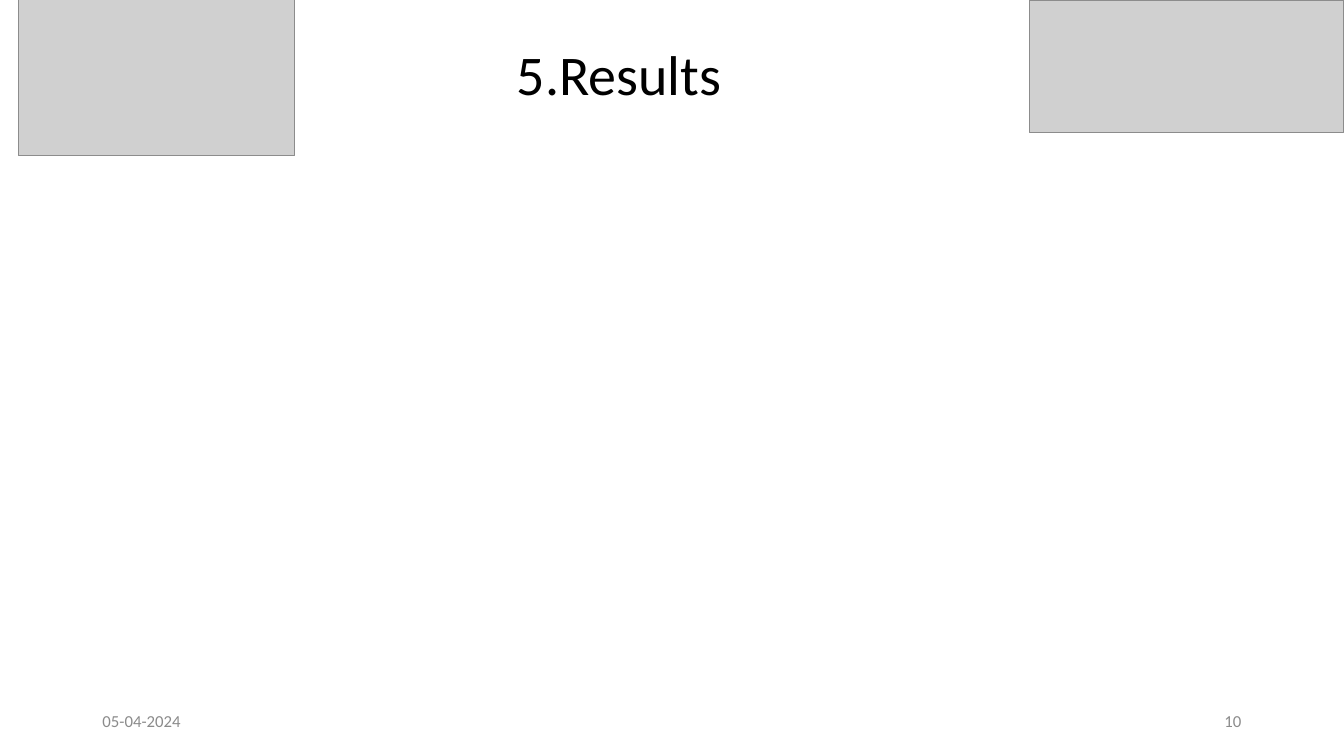
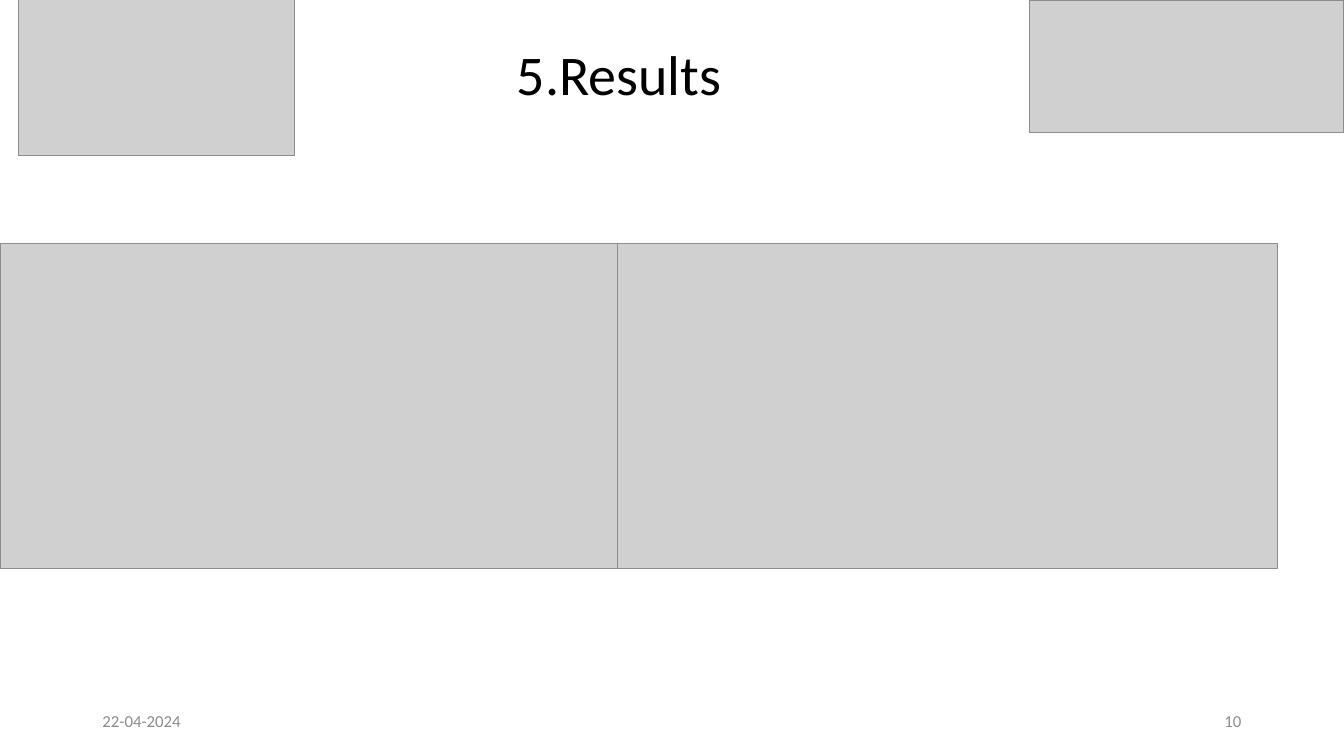
Before and after one commit to KSoni1505/Blade-Design-According-to-Betz-for-the-NREL-5MW-Wind-Turbine, a slide deck: slide 10 of Exercise_01_Aerodynamic .pptx. Drawn at 1344x756 pixels with LibreOffice and Linux fonts; fonts in the diff are those of the drawing; grey boxes stand for pictures. Boxes give left, top, right and bottom in pixels: in the first picture for what was removed or moved away, otherwise in the second. Text is boxed around its words. In the diff, an @@ line names an element or a change of style, - is before the commit and + after.

```diff
--- a/Exercise_01_Aerodynamic .pptx
+++ b/Exercise_01_Aerodynamic .pptx
@@ picture added at bbox=[0, 244, 660, 569] @@
@@ picture added at bbox=[617, 244, 1277, 569] @@
@@ text at bbox=[102, 716, 180, 727]: text changed @@
-05-04-2024
+22-04-2024
```
Also in this commit, not shown: 6 other slides changed, 6 slides added, 4 slides removed, 13 other files.
